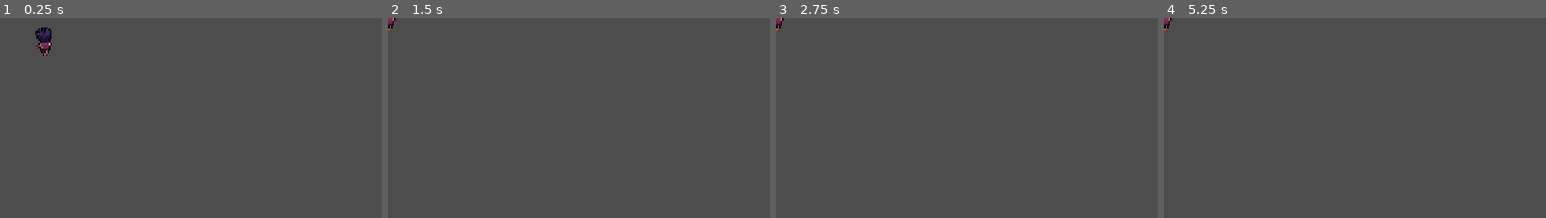
Above: before the commit, frames 1-4 (left to right).
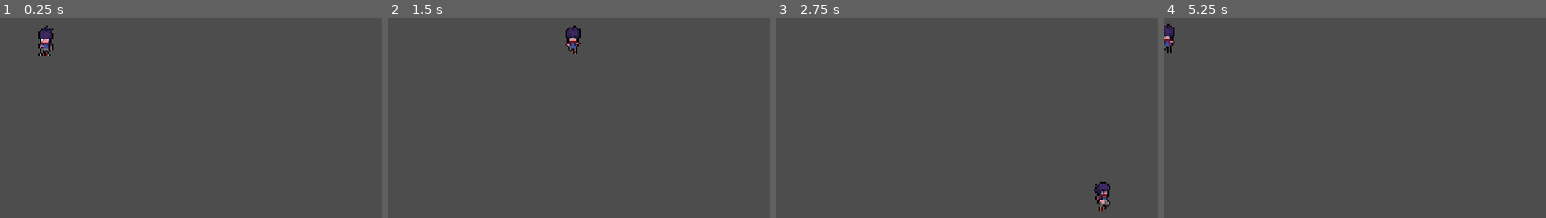
Above: after the commit, the same moments.

Repository: mlenda000/devastation-live-on
Game: Godot game, scene res://scenes/player/Player.tscn
Two runs of this game, one before a commit and one after it. Both use one fixed random seed, a clock stepped at 60 frames per second and the inputs below. The project has no main scene, so this scene is started directly.
Inputs:
- Up to frame 1 (0.25 s): no input
- Up to frame 2 (1.5 s): tap Enter at 0.5 s; hold D (move_right) 0.53-1.28 s; hold E (interact) 0.53-1.28 s; hold S (move_down) from 1.28 s (still down); tap Shift (sprint) at 1.35 s
- Up to frame 3 (2.75 s): release S (move_down) at 2.03 s; hold D (move_right) from 2.03 s (still down); hold E (interact) from 2.03 s (still down)
- Up to frame 4 (5.25 s): release D (move_right) at 2.78 s; release E (interact) at 2.78 s; hold W (move_up) 2.78-3.53 s; tap Shift (sprint) at 2.85, 4.35 s; hold E (interact) 3.53-4.28 s; hold A (move_left) 3.53-5.03 s; tap Space at 4.25 s; tap Enter at 5 s; hold S (move_down) from 5.03 s (still down); hold E (interact) from 5.03 s (still down)

The runs differ from the first frame. In frame 1, 0.4% of the frame differs, in the area x 9-14%, y 3-20%; in frame 2, 0.5%; in frame 3, 0.5%, in the area x 0-88%, y 0-97%; in frame 4, 0.4%.
Error before the commit: Parse Error: Identifier "PlayerStats" not declared in the current scope. (res://scenes/player/player.gd:25)

Commit message:
cleanup added some animations and started suburbia

Diff:
--- a/project.godot
+++ b/project.godot
@@ -13,6 +13,18 @@
 config/name="Devastation_Live-on"
 config/features=PackedStringArray("4.5", "GL Compatibility")
 config/icon="res://icon.svg"
+
+[autoload]
+
+AudioManager="*res://autoloads/AudioManager.gd"
+GameClock="*res://autoloads/GameClock.gd"
+GameManager="*res://autoloads/GameManager.gd"
+InventoryManager="*res://autoloads/InventoryManager.gd"
+PlayerStats="*res://autoloads/PlayerStats.gd"
+PowerManager="*res://autoloads/PowerManager.gd"
+SaveManager="*res://autoloads/SaveManager.gd"
+SurvivorManager="*res://autoloads/SurvivorManager.gd"
+WorldEventManager="*res://autoloads/WorldEventManager.gd"
 
 [display]
 
--- a/scenes/player/Player.tscn
+++ b/scenes/player/Player.tscn
@@ -1,12 +1,45 @@
-[gd_scene load_steps=43 format=3 uid="uid://b3uluwg403x8s"]
+[gd_scene load_steps=52 format=3 uid="uid://b3uluwg403x8s"]
 
 [ext_resource type="Script" uid="uid://beas1lnfxwe7w" path="res://scenes/player/player.gd" id="1_c3xxp"]
 [ext_resource type="Texture2D" uid="uid://qda0tegmsoro" path="res://assets/characters/player/The Male adventurer - Free/Walk/walk.png" id="2_npwbq"]
+[ext_resource type="Texture2D" uid="uid://do2t66xngds5a" path="res://assets/characters/player/The Male adventurer - Free/Idle/idle_down.png" id="2_v42im"]
 [ext_resource type="Texture2D" uid="uid://sbq5iwis2h6k" path="res://assets/characters/player/The Male adventurer - Free/Walk/walk_left_down.png" id="3_v42im"]
 [ext_resource type="Texture2D" uid="uid://cdkf6kb87o632" path="res://assets/characters/player/The Male adventurer - Free/Walk/walk_right_down.png" id="4_pn6s4"]
 [ext_resource type="Texture2D" uid="uid://uvi7rtgugcu" path="res://assets/characters/player/The Male adventurer - Free/Walk/walk_up.png" id="5_7oing"]
 [ext_resource type="Script" uid="uid://dc554d6v2tvy1" path="res://scenes/player/camera_2d.gd" id="6_5stf6"]
 
+[sub_resource type="AtlasTexture" id="AtlasTexture_pn6s4"]
+atlas = ExtResource("2_v42im")
+region = Rect2(0, 0, 48, 64)
+
+[sub_resource type="AtlasTexture" id="AtlasTexture_7oing"]
+atlas = ExtResource("2_v42im")
+region = Rect2(48, 0, 48, 64)
+
+[sub_resource type="AtlasTexture" id="AtlasTexture_5stf6"]
+atlas = ExtResource("2_v42im")
+region = Rect2(96, 0, 48, 64)
+
+[sub_resource type="AtlasTexture" id="AtlasTexture_wslmf"]
+atlas = ExtResource("2_v42im")
+region = Rect2(144, 0, 48, 64)
+
+[sub_resource type="AtlasTexture" id="AtlasTexture_u3aff"]
+atlas = ExtResource("2_v42im")
+region = Rect2(192, 0, 48, 64)
+
+[sub_resource type="AtlasTexture" id="AtlasTexture_n65jb"]
+atlas = ExtResource("2_v42im")
+region = Rect2(240, 0, 48, 64)
+
+[sub_resource type="AtlasTexture" id="AtlasTexture_lf4f6"]
+atlas = ExtResource("2_v42im")
+region = Rect2(288, 0, 48, 64)
+
+[sub_resource type="AtlasTexture" id="AtlasTexture_q4eru"]
+atlas = ExtResource("2_v42im")
+region = Rect2(336, 0, 48, 64)
+
 [sub_resource type="AtlasTexture" id="AtlasTexture_180ig"]
 atlas = ExtResource("2_npwbq")
 region = Rect2(0, 0, 48, 64)
@@ -152,7 +185,31 @@
 "name": &"death",
 "speed": 5.0
 }, {
-"frames": [],
+"frames": [{
+"duration": 1.0,
+"texture": SubResource("AtlasTexture_pn6s4")
+}, {
+"duration": 1.0,
+"texture": SubResource("AtlasTexture_7oing")
+}, {
+"duration": 1.0,
+"texture": SubResource("AtlasTexture_5stf6")
+}, {
+"duration": 1.0,
+"texture": SubResource("AtlasTexture_wslmf")
+}, {
+"duration": 1.0,
+"texture": SubResource("AtlasTexture_u3aff")
+}, {
+"duration": 1.0,
+"texture": SubResource("AtlasTexture_n65jb")
+}, {
+"duration": 1.0,
+"texture": SubResource("AtlasTexture_lf4f6")
+}, {
+"duration": 1.0,
+"texture": SubResource("AtlasTexture_q4eru")
+}],
 "loop": true,
 "name": &"idle",
 "speed": 5.0
@@ -284,11 +341,13 @@
 height = 22.0
 
 [node name="Player" type="CharacterBody2D"]
+motion_mode = 1
 script = ExtResource("1_c3xxp")
 
 [node name="AnimatedSprite2D" type="AnimatedSprite2D" parent="."]
 sprite_frames = SubResource("SpriteFrames_wslmf")
-animation = &"walk_up"
+animation = &"idle"
+frame_progress = 0.24704781
 
 [node name="CollisionShape2D" type="CollisionShape2D" parent="."]
 shape = SubResource("CapsuleShape2D_u3aff")
--- a/scenes/player/player.gd
+++ b/scenes/player/player.gd
@@ -12,6 +12,7 @@
 @onready var anim_sprite:   AnimatedSprite2D = $AnimatedSprite2D
 @onready var interact_area: Area2D           = $InteractArea
 @onready var camera:        Camera2D         = $Camera2D
+
 
 var last_direction: Vector2 = Vector2.DOWN
 var is_sprinting:   bool    = false
--- a/scenes/world/zones/SuburbanRuins.tscn
+++ b/scenes/world/zones/SuburbanRuins.tscn
@@ -1,3 +1,48 @@
-[gd_scene format=3 uid="uid://dpd6byae3mi2j"]
+[gd_scene load_steps=3 format=3 uid="uid://dpd6byae3mi2j"]
+
+[ext_resource type="Script" uid="uid://dgm7hygsdq14s" path="res://scenes/world/zones/ZoneExit.gd" id="1_a1a1u"]
+
+[sub_resource type="TileSet" id="TileSet_a1a1u"]
 
 [node name="SuburbanRuins" type="Node2D"]
+
+[node name="Ground" type="TileMapLayer" parent="."]
+tile_set = SubResource("TileSet_a1a1u")
+
+[node name="Details" type="TileMapLayer" parent="."]
+z_index = 1
+
+[node name="Objects" type="TileMapLayer" parent="."]
+z_index = 2
+
+[node name="Walls" type="TileMapLayer" parent="."]
+z_index = 3
+
+[node name="Roof" type="TileMapLayer" parent="."]
+z_index = 4
+
+[node name="YSort" type="Node2D" parent="."]
+y_sort_enabled = true
+
+[node name="SpawnPoints" type="Node2D" parent="."]
+
+[node name="SpawnSouth" type="Marker2D" parent="SpawnPoints"]
+
+[node name="SpawnNorth" type="Marker2D" parent="SpawnPoints"]
+
+[node name="SpawnEast" type="Marker2D" parent="SpawnPoints"]
+
+[node name="SpawnWest" type="Marker2D" parent="SpawnPoints"]
+
+[node name="LootNodes" type="Node2D" parent="."]
+
+[node name="ZoneExits" type="Node2D" parent="."]
+
+[node name="ExitSouth" type="Area2D" parent="ZoneExits"]
+script = ExtResource("1_a1a1u")
+
+[node name="ExitNorth" type="Area2D" parent="ZoneExits"]
+
+[node name="ExitEast" type="Area2D" parent="ZoneExits"]
+
+[node name="ExistWest" type="Area2D" parent="ZoneExits"]
--- /dev/null
+++ b/scenes/world/zones/ZoneExit.gd
@@ -0,0 +1,11 @@
+extends Area2D
+
+@export var target_scene:    String = ""
+@export var spawn_point_name: String = "SpawnSouth"
+
+func _ready() -> void:
+	body_entered.connect(_on_body_entered)
+
+func _on_body_entered(body: Node2D) -> void:
+	if body.is_in_group("player"):
+		GameManager.change_zone(target_scene, spawn_point_name)
